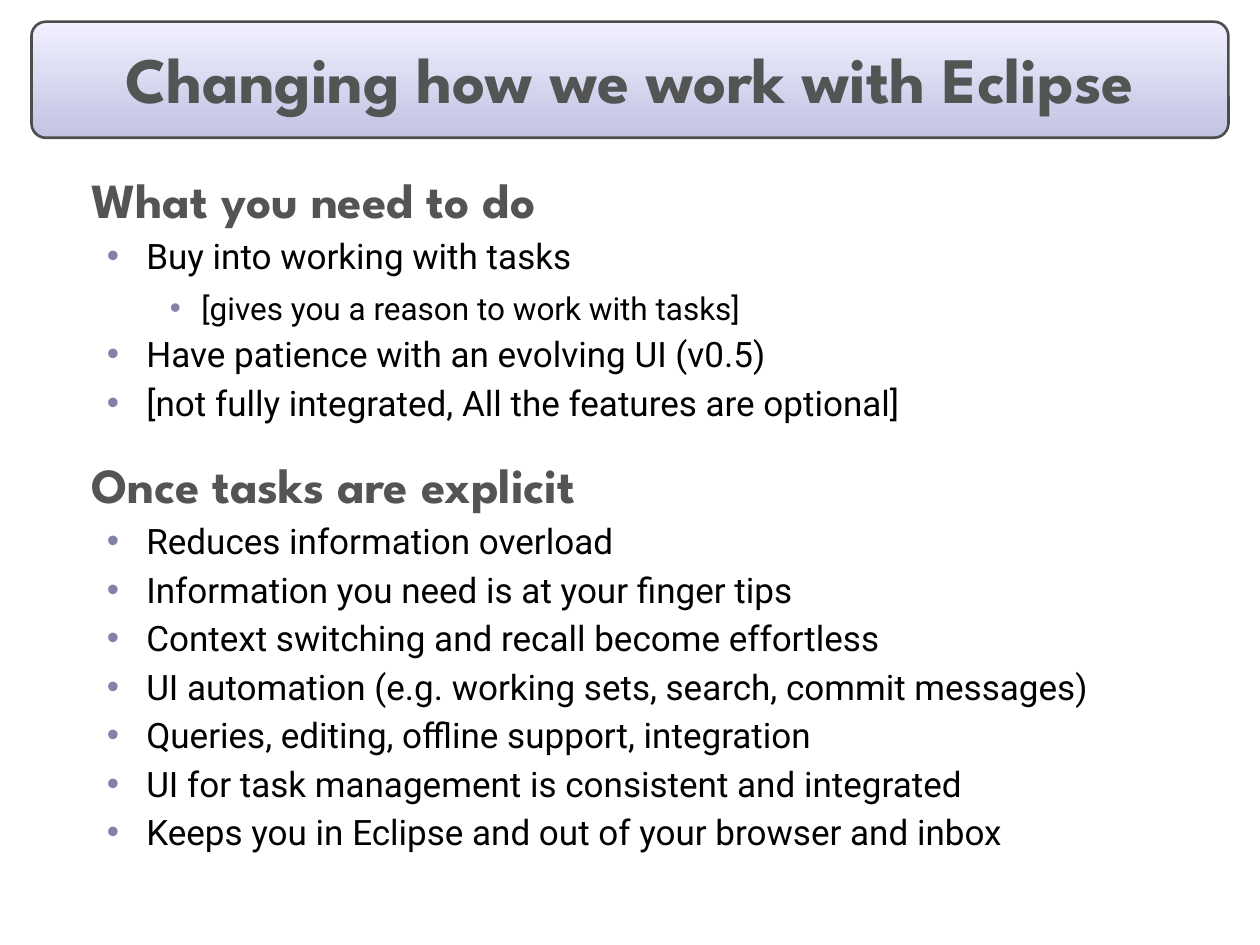
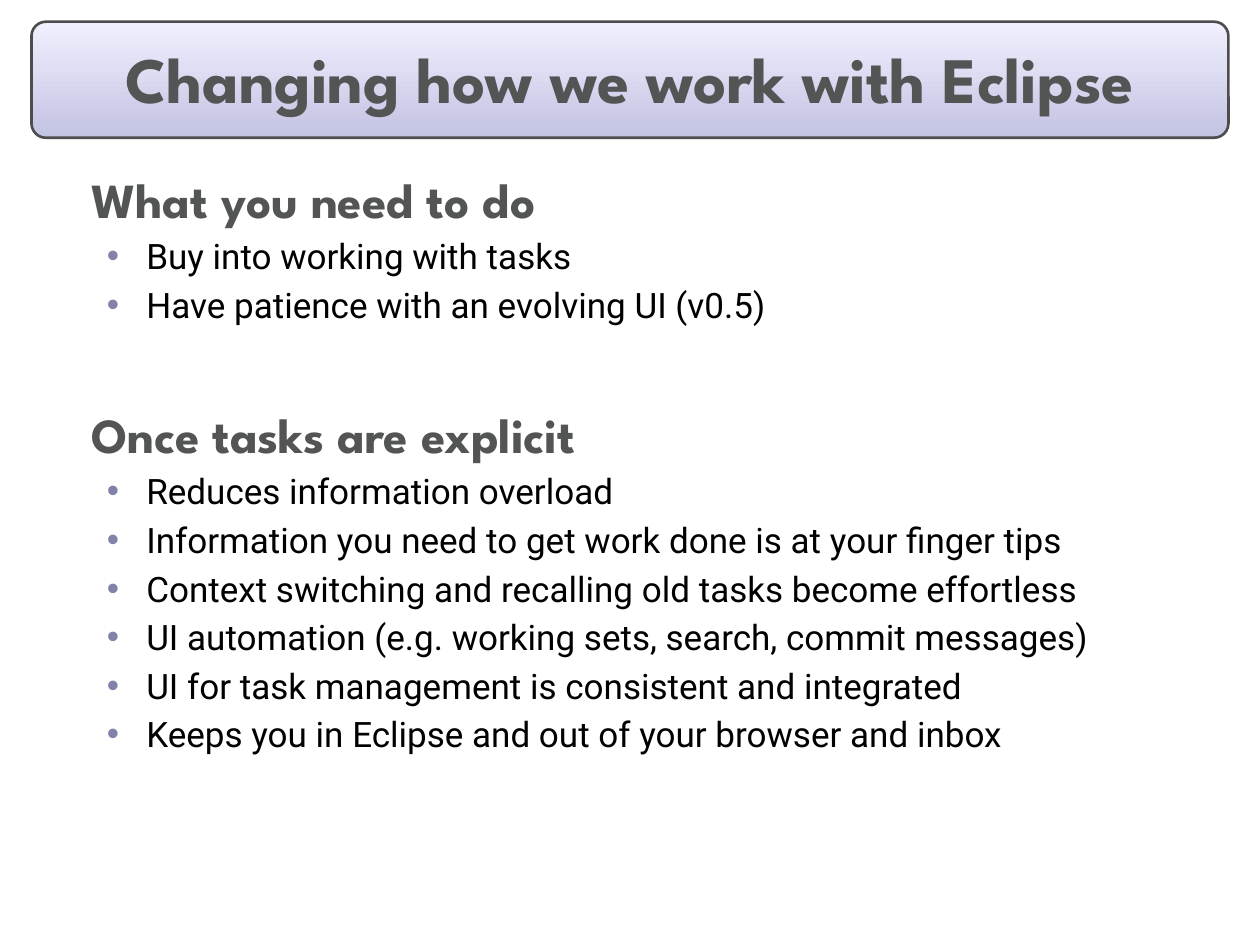
Before and after one commit to eclipse-mylyn/mylyn-website, a slide deck: slide 12 of publications/2006-03-mylar-eclipsecon.ppt. Drawn at 1260x945 pixels with LibreOffice and Linux fonts; fonts in the diff are those of the drawing. Boxes give left, top, right and bottom in pixels: in the first picture for what was removed or moved away, otherwise in the second. Text is boxed around its words. In the diff, an @@ line names an element or a change of style, - is before the commit and + after.

Commit message:
Progress on: prepare eclipsecon talk and slides

```diff
--- a/publications/2006-03-mylar-eclipsecon.ppt
+++ b/publications/2006-03-mylar-eclipsecon.ppt
@@ text at (x1=201, y1=294, x2=740, y2=327): paragraph removed @@
-    • [gives you a reason to work with tasks]
@@ text at (x1=146, y1=387, x2=899, y2=424): paragraph removed @@
-  • [not fully integrated, All the features are optional]
@@ text at (x1=146, y1=526, x2=1076, y2=610): text changed @@
-  • Information you need is at your finger tips
-  • Context switching and recall become effortless
+  • Information you need to get work done is at your finger tips
+  • Context switching and recalling old tasks become effortless
@@ text at (x1=146, y1=721, x2=811, y2=756): paragraph removed @@
-  • Queries, editing, offline support, integration
```
Also in this commit, not shown: 10 other slides changed.
